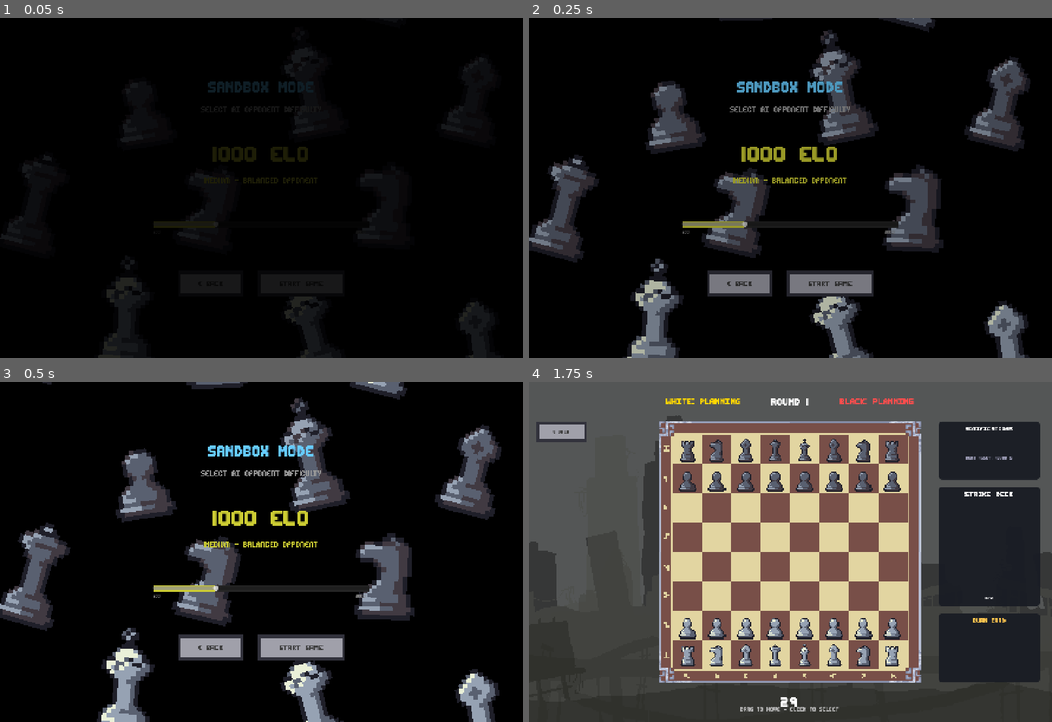
Above: before the commit, frames 1-4 (two rows, left to right).
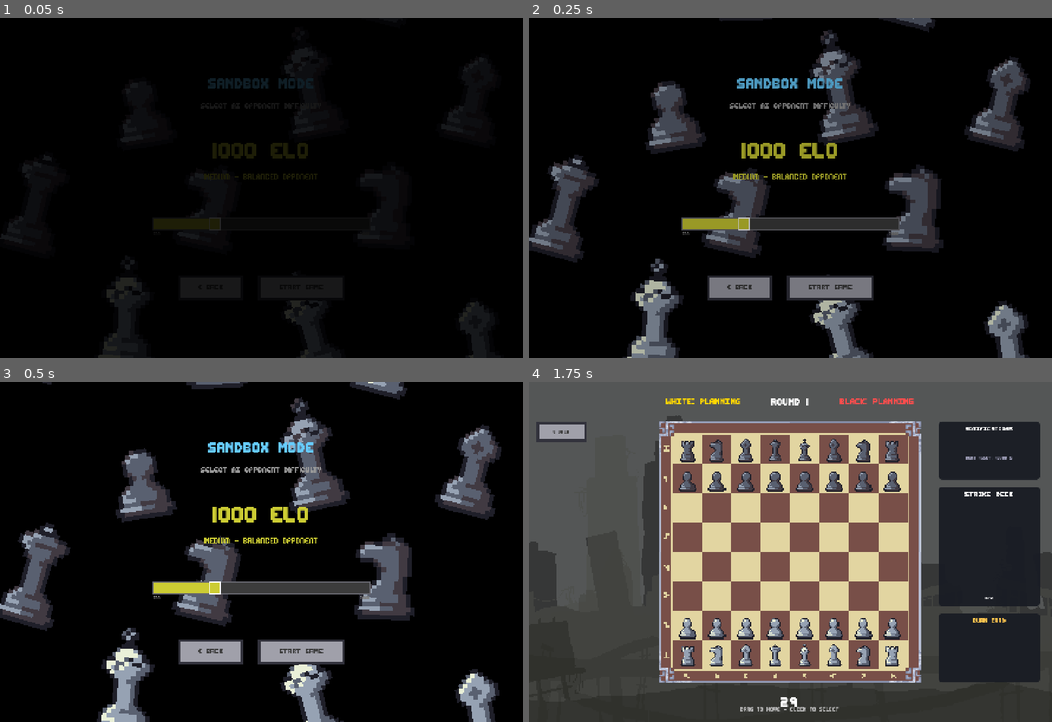
Above: after the commit, the same moments.

Repository: CodingWithKantecki/Strike-Chess-GODOT
Game: Godot game, scene res://scenes/sandbox_settings.tscn
Two runs of this game, one before a commit and one after it. Both use one fixed random seed, a clock stepped at 60 frames per second and the inputs below. This scene is started directly instead of the project's main scene. Video files are missing from this copy of the repository; at most half a second of black plays in their place.
Inputs (mouse positions are in pixels of both pictures, inside the frame that each line leads up to):
- Up to frame 1 (0.05 s): no input
- Up to frame 2 (0.25 s): no input
- Up to frame 3 (0.5 s): no input
- Up to frame 4 (1.75 s): click "START GAME" at 0.5 s; tap Enter (ui_accept) at 1.25, 1.52 s; move the mouse to (905, 535) at 1.27 s; hold Right (ui_right) from 1.28 s (still down); tap Space at 1.35 s; click (905, 535) at 1.42 s

The runs differ from the first frame. In frame 1, 1.1% of the frame differs, in the area x 29-66%, y 17-84%; in frame 2, 3.9%; in frame 3, 4.2%, in the area x 29-71%, y 17-84%; in frame 4, nothing differs.

Commit message:
Improve ELO slider to match pygame visual style
- Added border around slider track
- Added custom knob (white outer, colored inner)
- Knob position and color update dynamically with ELO
- Made native slider invisible, using custom visuals
- Matches pygame sandbox difficulty slider design

🤖 Generated with [Claude Code](https://claude.com/claude-code)

Co-Authored-By: Claude <noreply@anthropic.com>

Diff:
--- a/scenes/sandbox_settings.tscn
+++ b/scenes/sandbox_settings.tscn
@@ -100,30 +100,64 @@
 layout_mode = 2
 
 [node name="SliderContainer" type="Control" parent="CenterContainer/VBox"]
-custom_minimum_size = Vector2(600, 60)
+custom_minimum_size = Vector2(600, 80)
 layout_mode = 2
 
 [node name="SliderTrack" type="ColorRect" parent="CenterContainer/VBox/SliderContainer"]
-layout_mode = 1
-anchors_preset = 15
-anchor_right = 1.0
-anchor_bottom = 1.0
-offset_top = 20.0
-offset_bottom = -20.0
-color = Color(0.15, 0.15, 0.15, 1)
+layout_mode = 0
+offset_left = 0.0
+offset_top = 25.0
+offset_right = 600.0
+offset_bottom = 55.0
+color = Color(0.235, 0.235, 0.235, 1)
+
+[node name="SliderBorder" type="ColorRect" parent="CenterContainer/VBox/SliderContainer"]
+layout_mode = 0
+offset_left = -2.0
+offset_top = 23.0
+offset_right = 602.0
+offset_bottom = 57.0
+color = Color(0.4, 0.4, 0.43, 1)
+
+[node name="SliderTrackInner" type="ColorRect" parent="CenterContainer/VBox/SliderContainer"]
+layout_mode = 0
+offset_left = 0.0
+offset_top = 25.0
+offset_right = 600.0
+offset_bottom = 55.0
+color = Color(0.235, 0.235, 0.235, 1)
 
 [node name="SliderFill" type="ColorRect" parent="CenterContainer/VBox/SliderContainer"]
 layout_mode = 0
-offset_top = 20.0
-offset_right = 170.0
-offset_bottom = 40.0
+offset_left = 0.0
+offset_top = 25.0
+offset_right = 171.0
+offset_bottom = 55.0
 color = Color(0.8, 0.8, 0.2, 1)
 
+[node name="KnobOuter" type="ColorRect" parent="CenterContainer/VBox/SliderContainer"]
+layout_mode = 0
+offset_left = 156.0
+offset_top = 22.0
+offset_right = 186.0
+offset_bottom = 58.0
+color = Color(1, 1, 1, 1)
+
+[node name="KnobInner" type="ColorRect" parent="CenterContainer/VBox/SliderContainer"]
+layout_mode = 0
+offset_left = 159.0
+offset_top = 25.0
+offset_right = 183.0
+offset_bottom = 55.0
+color = Color(0.8, 0.8, 0.2, 1)
+
 [node name="EloSlider" type="HSlider" parent="CenterContainer/VBox/SliderContainer"]
-layout_mode = 1
-anchors_preset = 15
-anchor_right = 1.0
-anchor_bottom = 1.0
+layout_mode = 0
+offset_left = 0.0
+offset_top = 15.0
+offset_right = 600.0
+offset_bottom = 65.0
+modulate = Color(1, 1, 1, 0)
 min_value = 600.0
 max_value = 2000.0
 step = 100.0
@@ -131,9 +165,10 @@
 
 [node name="MinLabel" type="Label" parent="CenterContainer/VBox/SliderContainer"]
 layout_mode = 0
-offset_top = 45.0
+offset_left = 0.0
+offset_top = 60.0
 offset_right = 50.0
-offset_bottom = 60.0
+offset_bottom = 80.0
 theme_override_colors/font_color = Color(0.5, 0.5, 0.5, 1)
 theme_override_fonts/font = ExtResource("2_font")
 theme_override_font_sizes/font_size = 14
@@ -142,13 +177,14 @@
 [node name="MaxLabel" type="Label" parent="CenterContainer/VBox/SliderContainer"]
 layout_mode = 0
 offset_left = 560.0
-offset_top = 45.0
-offset_right = 600.0
-offset_bottom = 60.0
+offset_top = 60.0
+offset_right = 600.0
+offset_bottom = 80.0
 theme_override_colors/font_color = Color(0.5, 0.5, 0.5, 1)
 theme_override_fonts/font = ExtResource("2_font")
 theme_override_font_sizes/font_size = 14
 text = "2000"
+horizontal_alignment = 2
 
 [node name="Spacer3" type="Control" parent="CenterContainer/VBox"]
 custom_minimum_size = Vector2(0, 40)
--- a/scripts/sandbox_settings.gd
+++ b/scripts/sandbox_settings.gd
@@ -8,6 +8,8 @@
 @onready var difficulty_label: Label = $CenterContainer/VBox/DifficultyLabel
 @onready var elo_slider: HSlider = $CenterContainer/VBox/SliderContainer/EloSlider
 @onready var slider_fill: ColorRect = $CenterContainer/VBox/SliderContainer/SliderFill
+@onready var knob_outer: ColorRect = $CenterContainer/VBox/SliderContainer/KnobOuter
+@onready var knob_inner: ColorRect = $CenterContainer/VBox/SliderContainer/KnobInner
 @onready var min_label: Label = $CenterContainer/VBox/SliderContainer/MinLabel
 @onready var max_label: Label = $CenterContainer/VBox/SliderContainer/MaxLabel
 @onready var falling_pieces_container: Node2D = $FallingPieces
@@ -210,11 +212,23 @@
 	if elo_label:
 		elo_label.add_theme_color_override("font_color", tier["color"])
 
+	# Calculate fill ratio
+	var fill_ratio = float(current_elo - MIN_ELO) / float(MAX_ELO - MIN_ELO)
+	var slider_width = 600.0
+	var knob_width = 30.0
+
 	# Update slider fill
 	if slider_fill:
-		var fill_ratio = float(current_elo - MIN_ELO) / float(MAX_ELO - MIN_ELO)
-		slider_fill.size.x = fill_ratio * 600  # Slider width
+		slider_fill.size.x = fill_ratio * slider_width
 		slider_fill.color = tier["color"]
+
+	# Update knob position and color
+	var knob_x = fill_ratio * slider_width - (knob_width / 2)
+	if knob_outer:
+		knob_outer.position.x = knob_x
+	if knob_inner:
+		knob_inner.position.x = knob_x + 3
+		knob_inner.color = tier["color"]
 
 func _on_start_pressed():
 	AudioManager.play_click_sound()
